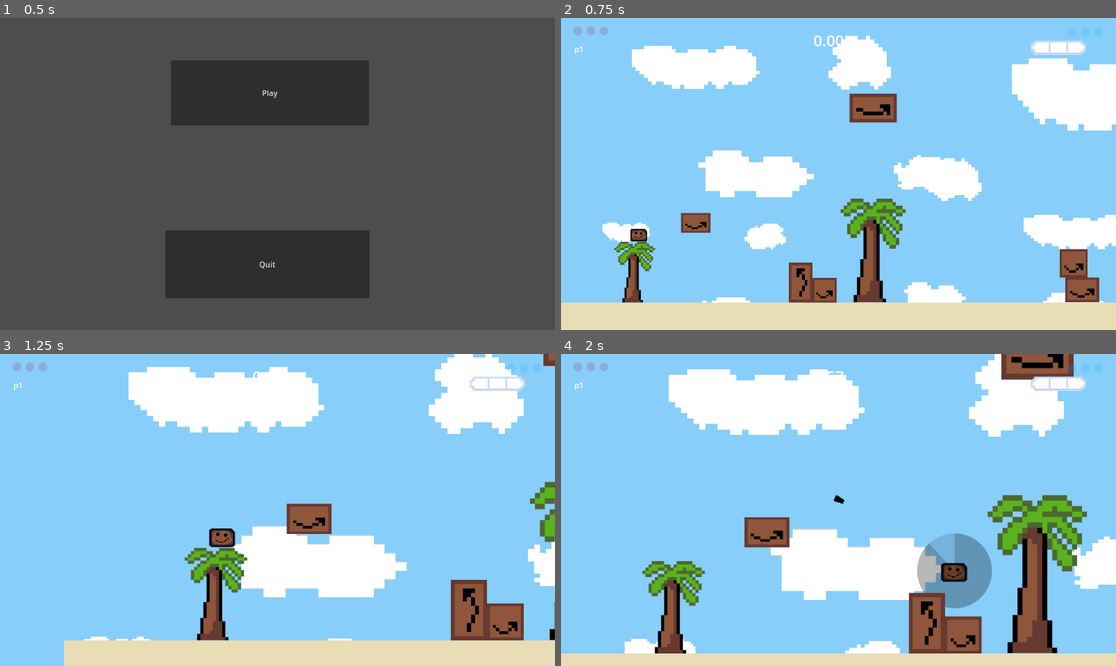
Above: before the commit, frames 1-4 (two rows, left to right).
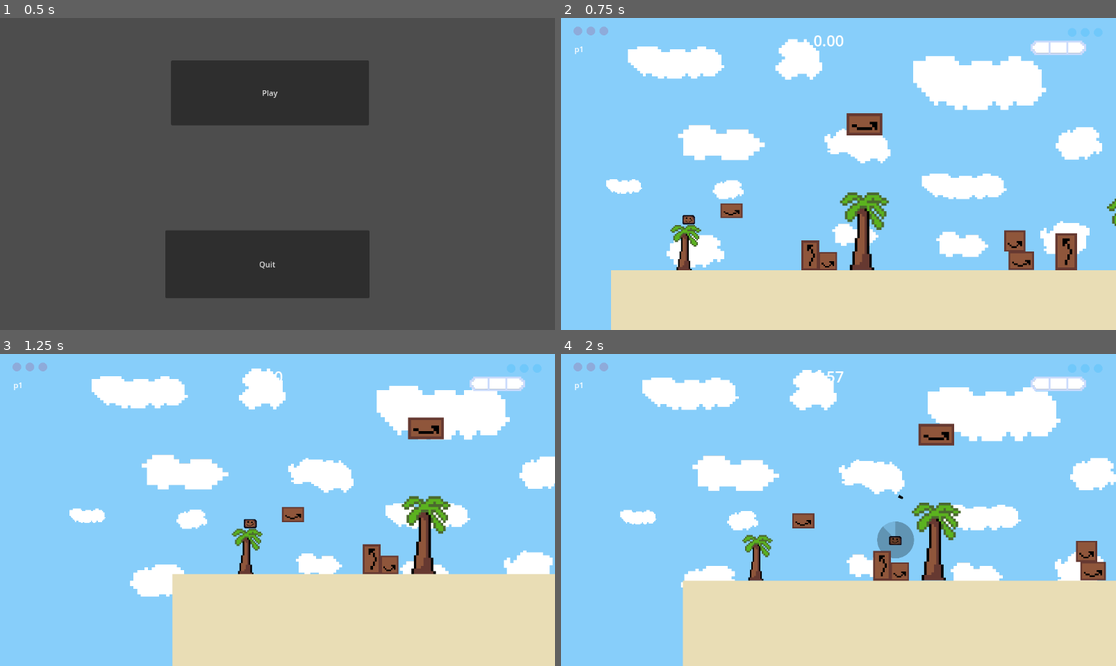
Above: after the commit, the same moments.

Repository: huhaochen06/Crayon-Box-Tournament
Game: Godot game, scene res://main.tscn
Same seed, same stepped clock (60 frames per second), same inputs: the game is played once before the commit and once after it.
Inputs (mouse positions are in pixels of both pictures, inside the frame that each line leads up to):
- Up to frame 1 (0.5 s): no input
- Up to frame 2 (0.75 s): click "Play" at 0.5 s
- Up to frame 3 (1.25 s): no input
- Up to frame 4 (2 s): tap Enter (ui_accept) at 1.25, 1.52 s; move the mouse to (960, 494) at 1.27 s; hold Right (ui_right) from 1.28 s (still down); tap K (ability) at 1.35 s; click (960, 494) at 1.42 s

Frame 1 is identical in both runs. In frame 2, 34% of the frame differs, in the area x 0-100%, y 5-100%; in frame 3, 36%; in frame 4, 44%, in the area x 0-100%, y 0-100%.

Commit message:
remove zoom

Diff:
--- a/global/game.gd
+++ b/global/game.gd
@@ -21,3 +21,4 @@
 	"p1": 0,
 	"p2": 0
 }
+var current_world = ""
--- a/world/main-camera.gd
+++ b/world/main-camera.gd
@@ -12,10 +12,10 @@
 
 # Called every frame. 'delta' is the elapsed time since the previous frame.
 func _process(delta):
-	var mouse_position = get_viewport().get_mouse_position()
+	# var mouse_position = get_viewport().get_mouse_position()
 	var box_position = box_character.global_position
-	var viewport_size = get_viewport().size
-	var edge_threshold = 100 # Distance from the edge of the viewport to start zooming out
+	# var viewport_size = get_viewport().size
+	# var edge_threshold = 100 # Distance from the edge of the viewport to start zooming out
 
 	# Smoothly move the camera towards the box's position
 	global_position = global_position.lerp(box_position, follow_speed)
@@ -24,9 +24,9 @@
 	if get_node("/root/World/Crayon").drawing:
 		return
 
-	var distance_to_edge = min(mouse_position.x, mouse_position.y, viewport_size.x - mouse_position.x, viewport_size.y - mouse_position.y)
-	if distance_to_edge < edge_threshold:
-		if zoom.x > min_zoom.x and zoom.y > min_zoom.y:
-			zoom -= Vector2(zoom_speed, zoom_speed) * delta
-	elif zoom.x < 2 and zoom.y < 2:
-		zoom += Vector2(zoom_speed, zoom_speed) * delta
+	# var distance_to_edge = min(mouse_position.x, mouse_position.y, viewport_size.x - mouse_position.x, viewport_size.y - mouse_position.y)
+	# if distance_to_edge < edge_threshold:
+	# 	if zoom.x > min_zoom.x and zoom.y > min_zoom.y:
+	# 		zoom -= Vector2(zoom_speed, zoom_speed) * delta
+	# elif zoom.x < 2 and zoom.y < 2:
+	# 	zoom += Vector2(zoom_speed, zoom_speed) * delta
--- a/world/world.gd
+++ b/world/world.gd
@@ -12,8 +12,13 @@
 # Called when the node enters the scene tree for the first time.
 func _ready():
 	# Add a random level to the scene as child
-	var level = allLevels[randi() % allLevels.size()]
-	var world = create_instance(level)
+	if Game.split == 2:
+		Game.current_world = allLevels[randi() % allLevels.size()]
+	elif Game.split == 0:
+		Game.current_world = allLevels[randi() % allLevels.size()]
+		Game.split = 1
+
+	var world = create_instance(Game.current_world)
 	self.add_child(world)
 
 	var spawn = world.get_node("Spawn")
@@ -35,8 +40,10 @@
 	Game.times[Game.current_player] = stopwatch.time
 	print(Game.times)
 	if Game.current_player == 'p1':
+		Game.split = 1
 		Game.current_player = 'p2'
 	else:
+		Game.split = 2
 		Game.current_player = 'p1'
 		if Game.times['p1'] < Game.times['p2']:
 			Game.score['p1'] += 1
